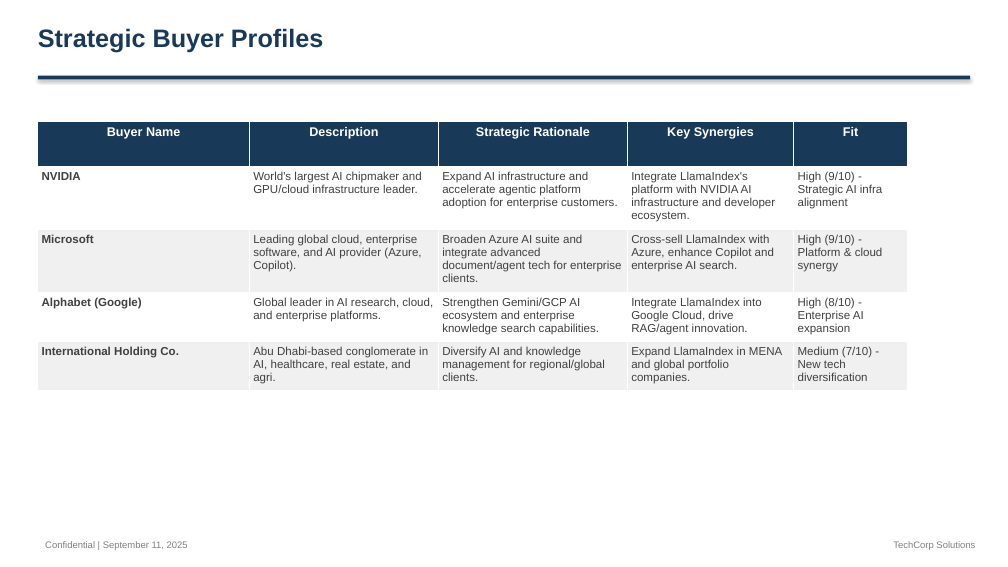
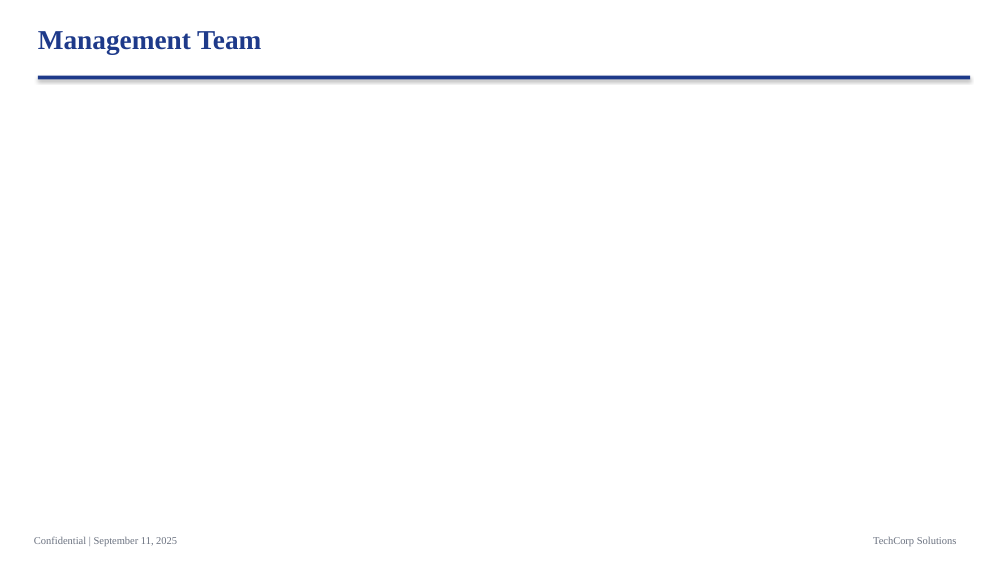
Before and after one commit to alinvb/slide_generator, a slide deck: slide 4 of output_presentation.pptx (slide 13 before the commit). Drawn at 1008x567 pixels with LibreOffice and Linux fonts; fonts in the diff are those of the drawing. Boxes give left, top, right and bottom in pixels: in the first picture for what was removed or moved away, otherwise in the second. Text is boxed around its words. In the diff, an @@ line names an element or a change of style, - is before the commit and + after.

```diff
--- a/output_presentation.pptx
+++ b/output_presentation.pptx
@@ text at <box>38,31,261,55</box>: text changed; size 24 to 26 pt; font Arial to Times New Roman; text colour #183A58 to #1E3A8A @@
-Strategic Buyer Profiles
+Management Team
@@ rectangle at <box>38,76,970,79</box>: fill #183A58 to #1E3A8A @@
@@ table removed at <box>38,121,907,388</box>, 5 rows, 5 columns @@
-Buyer Name | Description | Strategic Rationale | Key Synergies | Fit
-NVIDIA | World's largest AI chipmaker and GPU/cloud infrastructure leader. | Expand AI infrastructure and accelerate agentic platform adoption for enterprise customers. | Integrate LlamaIndex's platform with NVIDIA AI infrastructure and developer ecosystem. | High (9/10) - Strategic AI infra alignment
-Microsoft | Leading global cloud, enterprise software, and AI provider (Azure, Copilot). | Broaden Azure AI suite and integrate advanced document/agent tech for enterprise clients. | Cross-sell LlamaIndex with Azure, enhance Copilot and enterprise AI search. | High (9/10) - Platform & cloud synergy
-Alphabet (Google) | Global leader in AI research, cloud, and enterprise platforms. | Strengthen Gemini/GCP AI ecosystem and enterprise knowledge search capabilities. | Integrate LlamaIndex into Google Cloud, drive RAG/agent innovation. | High (8/10) - Enterprise AI expansion
-International Holding Co. | Abu Dhabi-based conglomerate in AI, healthcare, real estate, and agri. | Diversify AI and knowledge management for regional/global clients. | Expand LlamaIndex in MENA and global portfolio companies. | Medium (7/10) - New tech diversification
@@ text "Confidential | September 11, 2025": place and size @@
-text "Confidential | September 11, 2025" at <box>45,541,188,550</box>
+text "Confidential | September 11, 2025" at <box>34,536,177,546</box>
@@ text "Confidential | September 11, 2025" at <box>34,536,177,546</box>: size 9 to 10 pt, font Arial to Times New Roman, text colour #808080 to #6B7280 @@
@@ text "TechCorp Solutions" at <box>873,536,957,546</box>: size 9 to 10 pt, font Arial to Times New Roman, text colour #808080 to #6B7280 @@
@@ text "TechCorp Solutions": place and size @@
-text "TechCorp Solutions" at <box>893,541,975,550</box>
+text "TechCorp Solutions" at <box>873,536,957,546</box>
```
Also in this commit, not shown: 4 other slides changed, 10 slides added, 10 slides removed, 1 other file.
